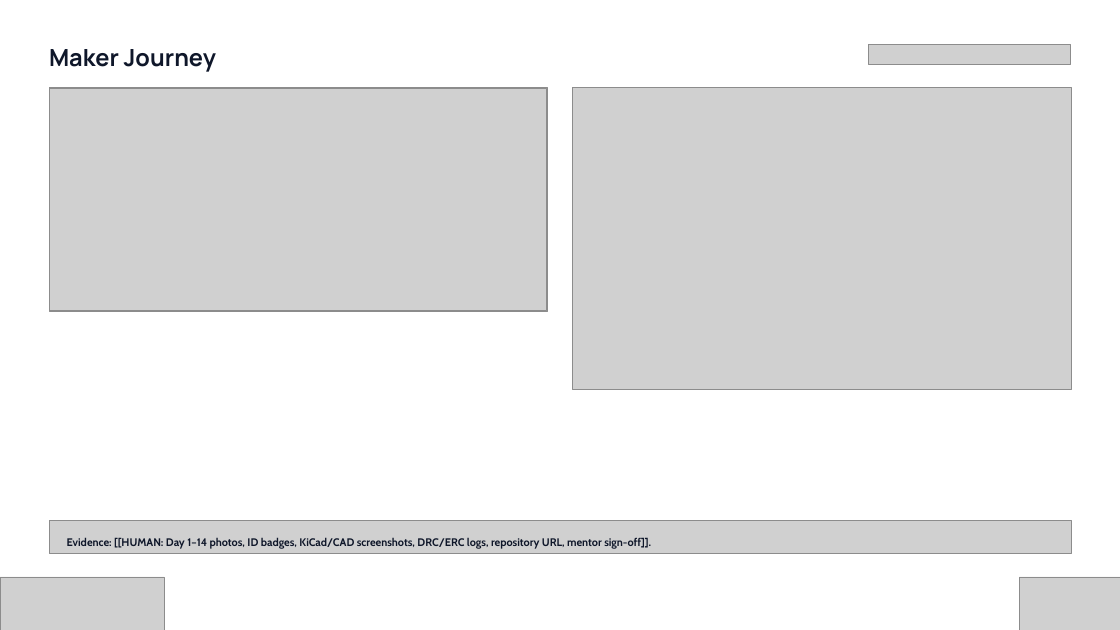
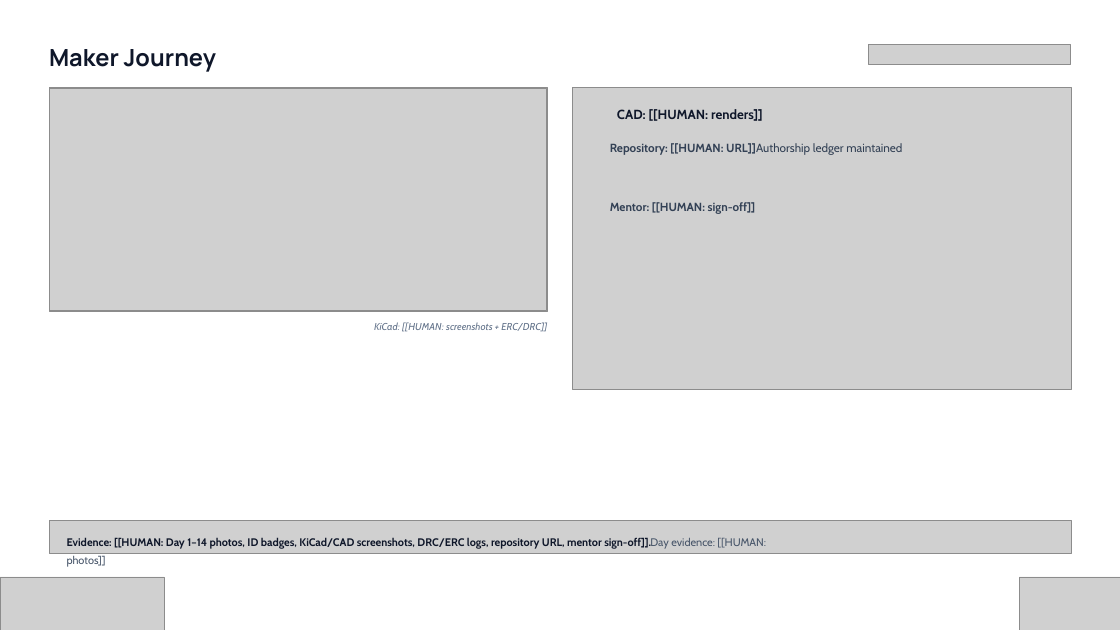
Before and after one commit to codeprabhu/VaaniCore, a slide deck: slide 12 of deck/out/Vishwakarma_Stage2_VaaniCore.pptx. Drawn at 1120x630 pixels with LibreOffice and Linux fonts; fonts in the diff are those of the drawing; grey boxes stand for pictures; background and template pictures are left out. Boxes give left, top, right and bottom in pixels: in the first picture for what was removed or moved away, otherwise in the second. Text is boxed around its words. In the diff, an @@ line names an element or a change of style, - is before the commit and + after.

```diff
--- a/deck/out/Vishwakarma_Stage2_VaaniCore.pptx
+++ b/deck/out/Vishwakarma_Stage2_VaaniCore.pptx
@@ text added at <box>617,109,762,121</box>, 11.2 pt, text #0F172A, bold @@
+CAD: [[HUMAN: renders]]
@@ text added at <box>610,143,902,155</box>, 10.1 pt, text #334155 @@
+Repository: [[HUMAN: URL]]Authorship ledger maintained
@@ text added at <box>610,202,756,214</box>, 10.1 pt, text #334155, bold @@
+Mentor: [[HUMAN: sign-off]]
@@ text added at <box>374,322,547,332</box>, 8.6 pt, text #64748B, italic @@
+KiCad: [[HUMAN: screenshots + ERC/DRC]]
@@ text at <box>67,537,766,567</box>: text changed @@
-Evidence: [[HUMAN: Day 1–14 photos, ID badges, KiCad/CAD screenshots, DRC/ERC logs, repository URL, mentor sign-off]].
+Evidence: [[HUMAN: Day 1–14 photos, ID badges, KiCad/CAD screenshots, DRC/ERC logs, repository URL, mentor sign-off]].Day evidence: [[HUMAN: photos]]
```
Also in this commit, not shown: 16 other slides changed, 2 other files.
